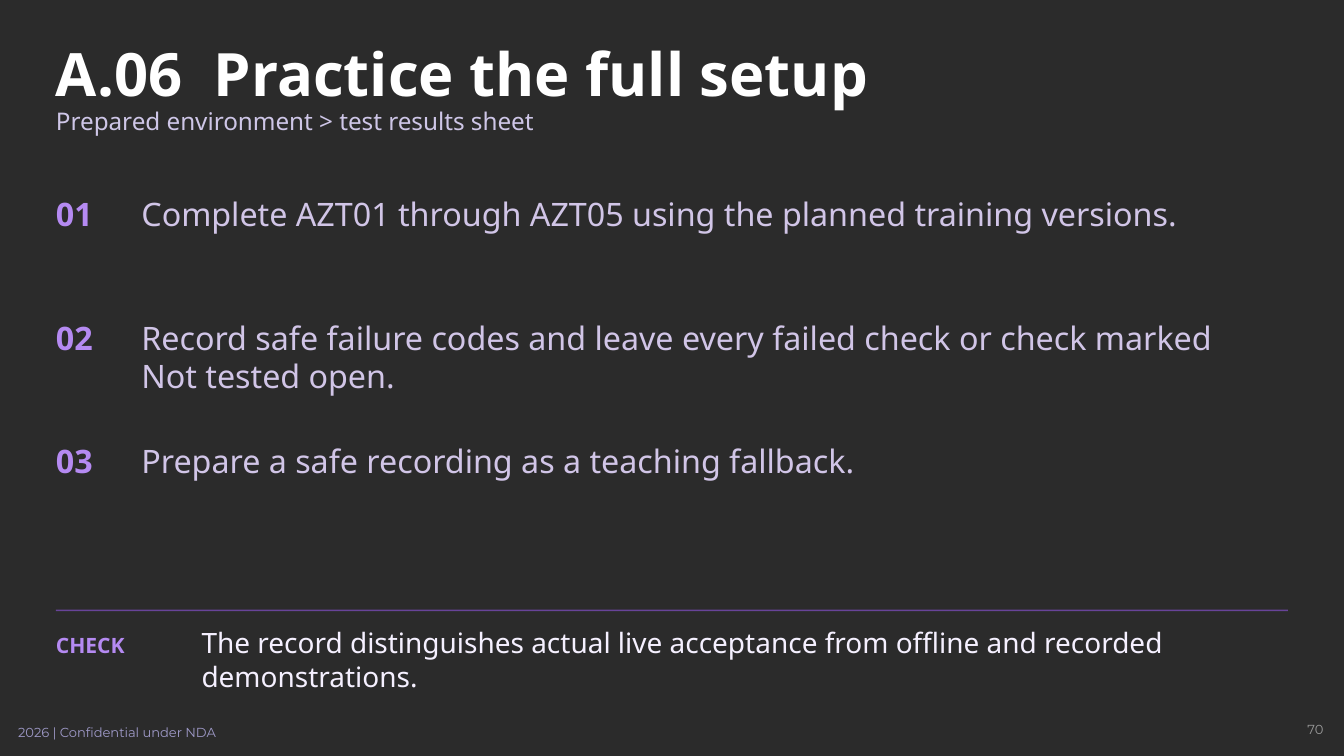
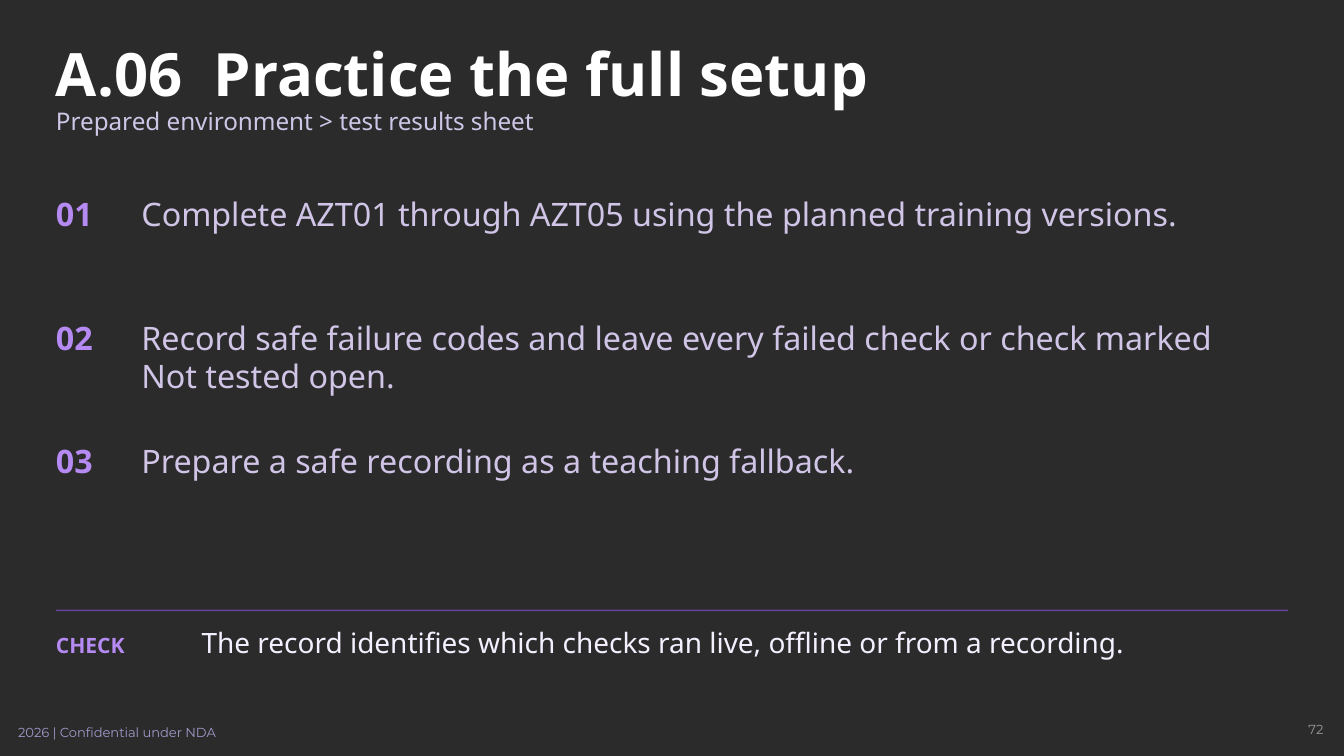
Before and after one commit to johnt-zenity/zenity-remediation-assistant, a slide deck: slide 72 of docs/training/zenity-teams-training.pptx (slide 70 before the commit). Drawn at 1344x756 pixels with LibreOffice and Linux fonts; fonts in the diff are those of the drawing; background and template pictures are left out; a plain dark background stands for a picture behind light text. Boxes give left, top, right and bottom in pixels: in the first picture for what was removed or moved away, otherwise in the second. Text is boxed around its words. In the diff, an @@ line names an element or a change of style, - is before the commit and + after.

```diff
--- a/docs/training/zenity-teams-training.pptx
+++ b/docs/training/zenity-teams-training.pptx
@@ text at [202, 631, 1124, 660]: text changed @@
-The record distinguishes actual live acceptance from offline and recorded demonstrations.
+The record identifies which checks ran live, offline or from a recording.
@@ page number at [1308, 725, 1323, 734]: text changed @@
-70
+72
```
Also in this commit, not shown: 10 other slides changed, 2 slides added, 16 other files.
